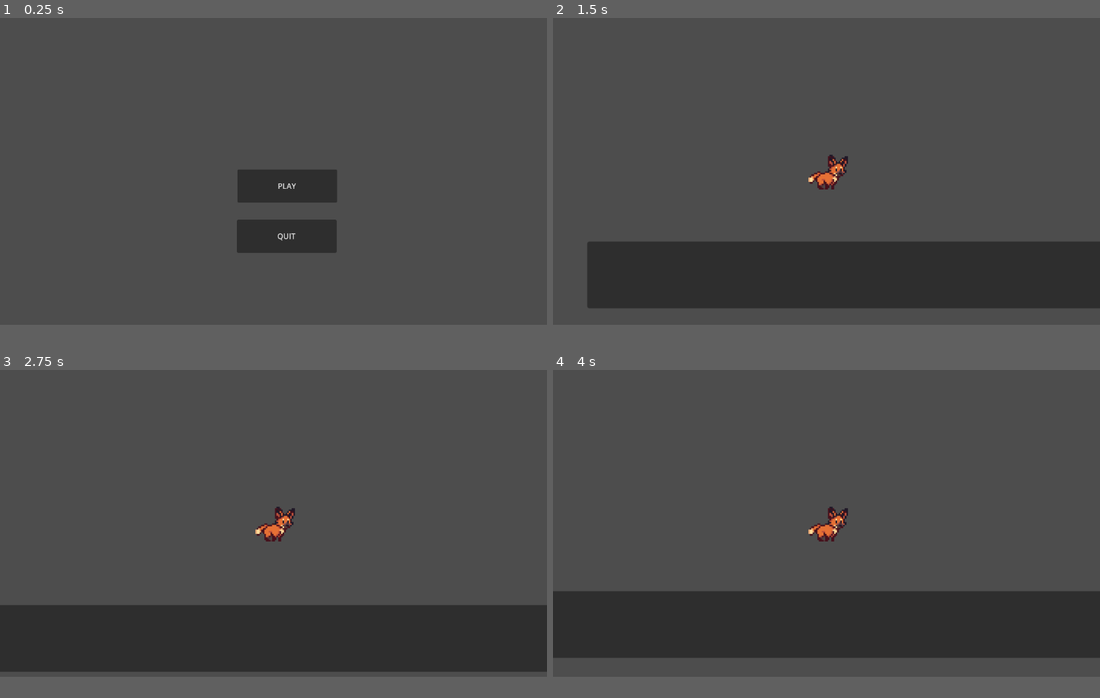
Above: before the commit, frames 1-4 (two rows, left to right).
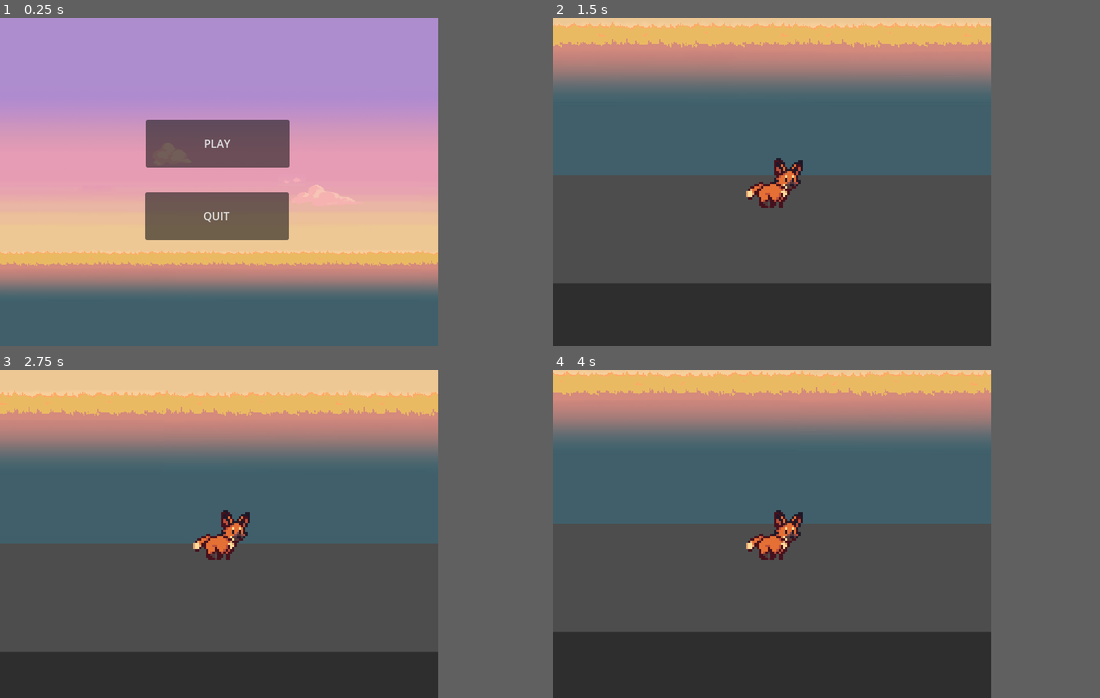
Above: after the commit, the same moments.

Repository: WIL-TZY/godotBasics
Game: Godot game, scene res://main.tscn
Same seed, same stepped clock (60 frames per second), same inputs: the game is played once before the commit and once after it.
Inputs:
- Up to frame 1 (0.25 s): no input
- Up to frame 2 (1.5 s): click "PLAY" at 0.5 s; tap Enter (ui_accept) at 1.25 s; hold Right (ui_right) from 1.28 s (still down)
- Up to frame 3 (2.75 s): keep holding Right (ui_right); tap Enter (ui_accept) at 1.52, 2.27 s
- Up to frame 4 (4 s): release Right (ui_right) at 2.78 s; hold Left (ui_left) 2.78-3.53 s; hold Right (ui_right) from 3.53 s (still down); tap Enter (ui_accept) at 3.77 s
In our replay, the window is 799x449 before the commit and 640x480 after it. These sizes can differ from the game's own. Grey fills any space a smaller window leaves; there, only what the larger window draws over its background counts as a difference.

The runs differ from the first frame. In frame 1, 74% of the frame differs, in the area x 0-81%, y 0-94%; in frame 2, 57%; in frame 3, 59%; in frame 4, 57%.

Commit message:
parallaxing background

Diff:
--- /dev/null
+++ b/Environments/Level1.gd
@@ -0,0 +1,17 @@
+extends ParallaxBackground
+
+var scrolling_speed = 100
+
+func _ready():
+	var node1 = get_node("ParallaxLayer/Level1")
+	var node2 = get_node("ParallaxLayer")
+	print("Node1: ", node1, "\nNode2: ", node2)
+
+
+func _process(delta):
+		# scrolling_speed is a property that belongs to ParallaxBackground
+		# Calculated automatically when using a Camera2D
+		# But can be used to manually manage scrolling when no camera is present
+		# For ParallaxLayer, there's the motion_offset property
+		# The ParallaxLayer's offset relative to the parent (ParallaxBackground.scroll_offset)
+		scroll_offset.x -= scrolling_speed * delta
--- /dev/null
+++ b/Environments/Level1.tscn
@@ -0,0 +1,16 @@
+[gd_scene load_steps=3 format=3 uid="uid://ce2xb4iide4rg"]
+
+[ext_resource type="Script" path="res://Environments/Level1.gd" id="1_6ik4q"]
+[ext_resource type="Texture2D" uid="uid://b8g7kbcg6a11n" path="res://Sprites/Backgrounds/level_1.png" id="1_a7o6p"]
+
+[node name="BG" type="ParallaxBackground"]
+script = ExtResource("1_6ik4q")
+
+[node name="ParallaxLayer" type="ParallaxLayer" parent="."]
+editor_description = "\"BG\" node is the ParallaxBackground node. It applies the mirror property to the x axis starting from the screen width (640px).
+"
+motion_mirroring = Vector2(640, 0)
+
+[node name="Level1" type="Sprite2D" parent="ParallaxLayer"]
+position = Vector2(320, 240)
+texture = ExtResource("1_a7o6p")
--- a/main.tscn
+++ b/main.tscn
@@ -1,25 +1,28 @@
-[gd_scene load_steps=2 format=3 uid="uid://gpbkd8rksctl"]
+[gd_scene load_steps=3 format=3 uid="uid://gpbkd8rksctl"]
 
 [ext_resource type="Script" path="res://Main.gd" id="1_fid8s"]
+[ext_resource type="PackedScene" uid="uid://ce2xb4iide4rg" path="res://Environments/Level1.tscn" id="2_5x777"]
 
 [node name="Main" type="Node2D"]
 position = Vector2(143, 53)
 script = ExtResource("1_fid8s")
 
 [node name="playButton" type="Button" parent="."]
-offset_left = 357.0
-offset_top = 267.0
-offset_right = 567.0
-offset_bottom = 337.0
+offset_left = 70.0
+offset_top = 96.0
+offset_right = 280.0
+offset_bottom = 166.0
 text = "PLAY"
 
 [node name="quitButton" type="Button" parent="."]
-offset_left = 356.0
-offset_top = 373.0
-offset_right = 566.0
-offset_bottom = 443.0
+offset_left = 69.0
+offset_top = 202.0
+offset_right = 279.0
+offset_bottom = 272.0
 tooltip_text = "Botao de sair"
 text = "QUIT"
 
+[node name="BG" parent="." instance=ExtResource("2_5x777")]
+
 [connection signal="pressed" from="playButton" to="." method="_on_play_button_pressed"]
 [connection signal="pressed" from="quitButton" to="." method="_on_quit_button_pressed"]
--- a/project.godot
+++ b/project.godot
@@ -15,6 +15,11 @@
 config/features=PackedStringArray("4.1", "Mobile")
 config/icon="res://icon.svg"
 
+[display]
+
+window/size/viewport_width=640
+window/size/viewport_height=480
+
 [rendering]
 
 textures/canvas_textures/default_texture_filter=0
--- a/world.tscn
+++ b/world.tscn
@@ -1,6 +1,8 @@
-[gd_scene load_steps=4 format=3 uid="uid://dftg4ptk3a6tj"]
+[gd_scene load_steps=6 format=3 uid="uid://dftg4ptk3a6tj"]
 
 [ext_resource type="PackedScene" uid="uid://dx0gi6ywsg3tm" path="res://Player/PlayerScene.tscn" id="1_62dvc"]
+[ext_resource type="Script" path="res://Environments/Level1.gd" id="1_wrwb8"]
+[ext_resource type="Texture2D" uid="uid://b8g7kbcg6a11n" path="res://Sprites/Backgrounds/level_1.png" id="2_2vatq"]
 
 [sub_resource type="RectangleShape2D" id="RectangleShape2D_rtyt1"]
 size = Vector2(1152, 67)
@@ -9,6 +11,18 @@
 size = Vector2(48, 673.25)
 
 [node name="world" type="Node2D"]
+
+[node name="BG" type="ParallaxBackground" parent="."]
+script = ExtResource("1_wrwb8")
+
+[node name="ParallaxLayer" type="ParallaxLayer" parent="BG"]
+editor_description = "\"BG\" node is the ParallaxBackground node. It applies the mirror property to the x axis starting from the screen width (640px).
+"
+motion_mirroring = Vector2(640, 0)
+
+[node name="Level1" type="Sprite2D" parent="BG/ParallaxLayer"]
+position = Vector2(320, 240)
+texture = ExtResource("2_2vatq")
 
 [node name="Player" parent="." instance=ExtResource("1_62dvc")]
 position = Vector2(255, 401)
Binary file added: Sprites/Backgrounds/level_1.png
Not shown, added: Sprites/Backgrounds/level_1.png.import
